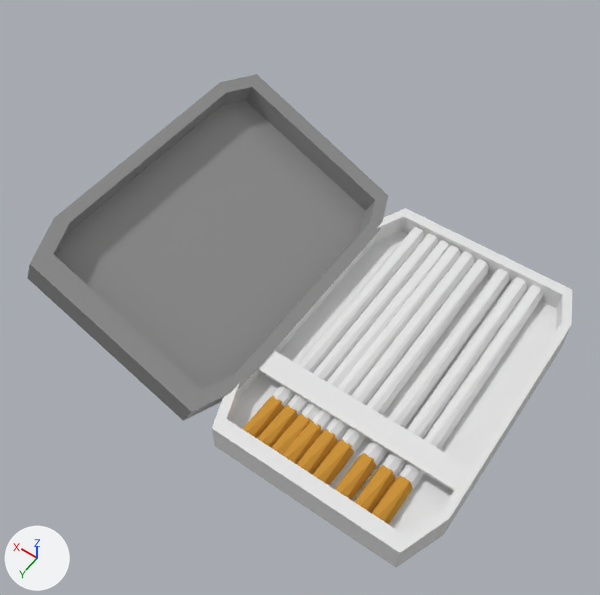
One commit to the Blender file 6º Semestre/TNM4/blender/cigarreira.blend: the scene before it, then after it.
One viewpoint serves both versions: a 50 mm camera at (-1.83, 4.28, 6.88) aimed at (0.94, 0.41, 0.8). Every picture has the same lights, and +X, +Y and +Z are marked at lower left.
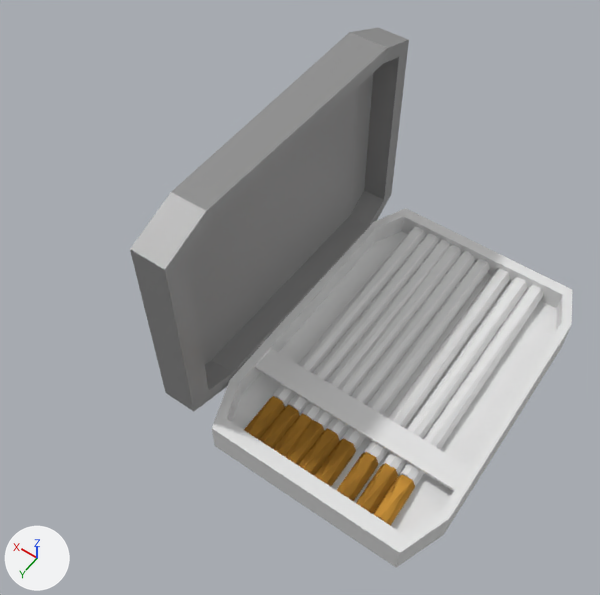
Where the newer file only moved an object's origin or applied its transform, the numbers keep the older frame.

Where the change shows, as pixel boxes (x1, y1, x2, y2) in the pictures (600 x 595 px):
'Cube.001', reshaped (23% narrower, 11% taller): before (27, 74, 388, 421); after (130, 27, 409, 411)
'Cylinder', moved: before (273, 227, 543, 490); after (272, 226, 543, 486)
'Cylinder.001', reshaped, moved, turned: before (243, 395, 413, 524); after (244, 396, 415, 526)
part 2 of me_cylinder_005, added (brown): after (244, 396, 285, 440)
part 3 of me_cylinder_005, added (brown): after (259, 405, 300, 449)
part 4 of me_cylinder_005, added (brown): after (273, 413, 312, 456)
part 5 of me_cylinder_005, added (brown): after (284, 420, 325, 465)
part 6 of me_cylinder_005, added (brown): after (298, 428, 340, 476)
part 7 of me_cylinder_005, added (brown): after (315, 438, 356, 487)
part 8 of me_cylinder_005, added (brown): after (337, 452, 378, 501)
part 9 of me_cylinder_005, added (brown): after (356, 463, 398, 514)
part 10 of me_cylinder_005, added (orange): after (373, 475, 415, 526)

What changed in the scene script:
```text
Change me_cube_001:
    where me_cube_001.from_pydata(...)  # 32 vertices, 30 faces; spans x -1.19..1.19, y -1.0..1.0, z -1.2..1.18
    used by ob_cube_001; location = (2.21, 0.0, 0.5); rotation_euler = (0.0, -0.439, 0.0), in degrees (0, -25, 0); scale = (1.0, 1.71, -0.17)
    me_cube_001 part 1: the whole mesh is multiplied about its middle by the matrix ((0.43, 0.0, 0.154), (0.0, 1.0, 0.0), (-5.297, 0.0, 0.43)), then moved by (-0.43, 0.0, -6.15)
Change me_cylinder_005:
    where me_cylinder_005.from_pydata(...)  # 153 vertices, 252 faces; spans x -17.3..0.3, y -1.0..1.3, z -1.4..-1.0
    used by ob_cylinder_001; location = (0.8, -0.25, 0.0); rotation_euler = (1.55, 0.0, 0.0), in degrees (89, 0, 0); scale = (0.0905, 0.123, 1.32)
    me_cylinder_005 part 2: the loose piece of 17 vertices spanning x -3.6..-1.6, y -0.9..1.3, z -1.4..-1.0 is copied, and the copy is moved by (1.9, 0.0, 0.0); it spans x -1.7..0.3, y -0.9..1.3, z -1.4..-1.0
    me_cylinder_005 part 3: the loose piece of 17 vertices spanning x -5.4..-3.4, y -0.9..1.3, z -1.4..-1.0 is copied, and the copy is moved by (1.8, 0.0, 0.0); it spans x -3.6..-1.6, y -0.9..1.3, z -1.4..-1.0
    me_cylinder_005 part 4: the loose piece of 17 vertices spanning x -6.7..-4.7, y -0.9..1.2, z -1.4..-1.0 is copied, and the copy is moved by (1.3, 0.0, 0.0); it spans x -5.4..-3.4, y -0.9..1.3, z -1.4..-1.0
    me_cylinder_005 part 5: the loose piece of 17 vertices spanning x -5.4..-3.4, y -0.9..1.3, z -1.4..-1.0 is copied, and the copy is moved by (-1.3, 0.0, 0.0); it spans x -6.7..-4.7, y -1.0..1.2, z -1.4..-1.0
    me_cylinder_005 part 6: the loose piece of 17 vertices spanning x -6.7..-4.7, y -0.9..1.2, z -1.4..-1.0 is copied, and the copy is moved by (-1.8, 0.0, 0.0); it spans x -8.5..-6.5, y -1.0..1.2, z -1.4..-1.0
    me_cylinder_005 part 7: the loose piece of 17 vertices spanning x -8.5..-6.5, y -1.0..1.2, z -1.4..-1.0 is copied, and the copy is moved by (-2.0, 0.0, 0.0); it spans x -10.5..-8.4, y -1.0..1.2, z -1.4..-1.0
    me_cylinder_005 part 8: the loose piece of 17 vertices spanning x -15.4..-13.4, y -1.0..1.2, z -1.4..-1.0 is copied, and the copy is moved by (2.3, 0.0, 0.0); it spans x -13.1..-11.1, y -1.0..1.2, z -1.4..-1.0
    me_cylinder_005 part 9: the loose piece of 17 vertices spanning x -17.3..-15.4, y -1.0..1.2, z -1.4..-1.0 is copied, and the copy is moved by (2.0, 0.0, 0.0); it spans x -15.4..-13.4, y -1.0..1.2, z -1.4..-1.0
    me_cylinder_005 part 10: the loose piece of 17 vertices spanning x -15.4..-13.4, y -1.0..1.2, z -1.4..-1.0 is copied, and the copy is moved by (-2.0, 0.0, 0.0); it spans x -17.3..-15.4, y -1.0..1.2, z -1.4..-1.0
Change ob_cylinder:
    ob_cylinder.location: (0.8, -0.25, 0.0) -> (0.8, -0.27, 0.0)
Change ob_cylinder_001:
    ob_cylinder_001.location: (0.8, -0.25, 0.0) -> (0.83, -0.23, 0.0)
    ob_cylinder_001.rotation_euler: (1.55, 0.0, 0.0) -> (1.55, 0.0, 0.0243)  # degrees (89, 0, 0) -> degrees (89, 0, 1.4)
```
